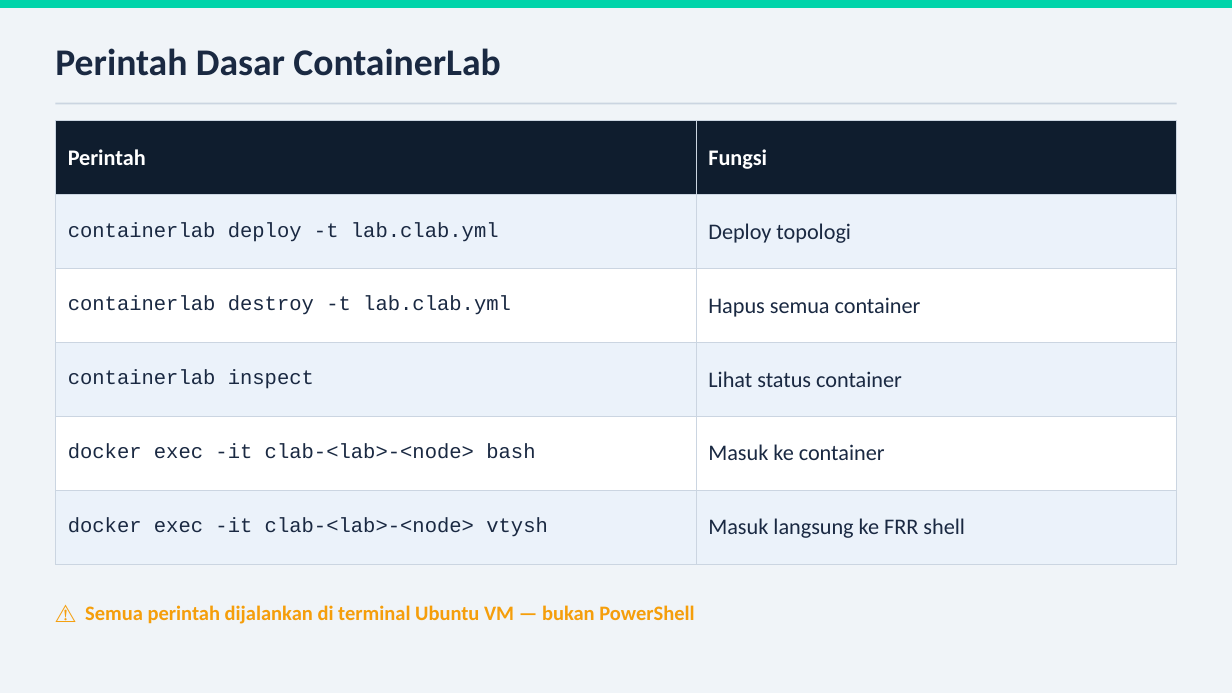
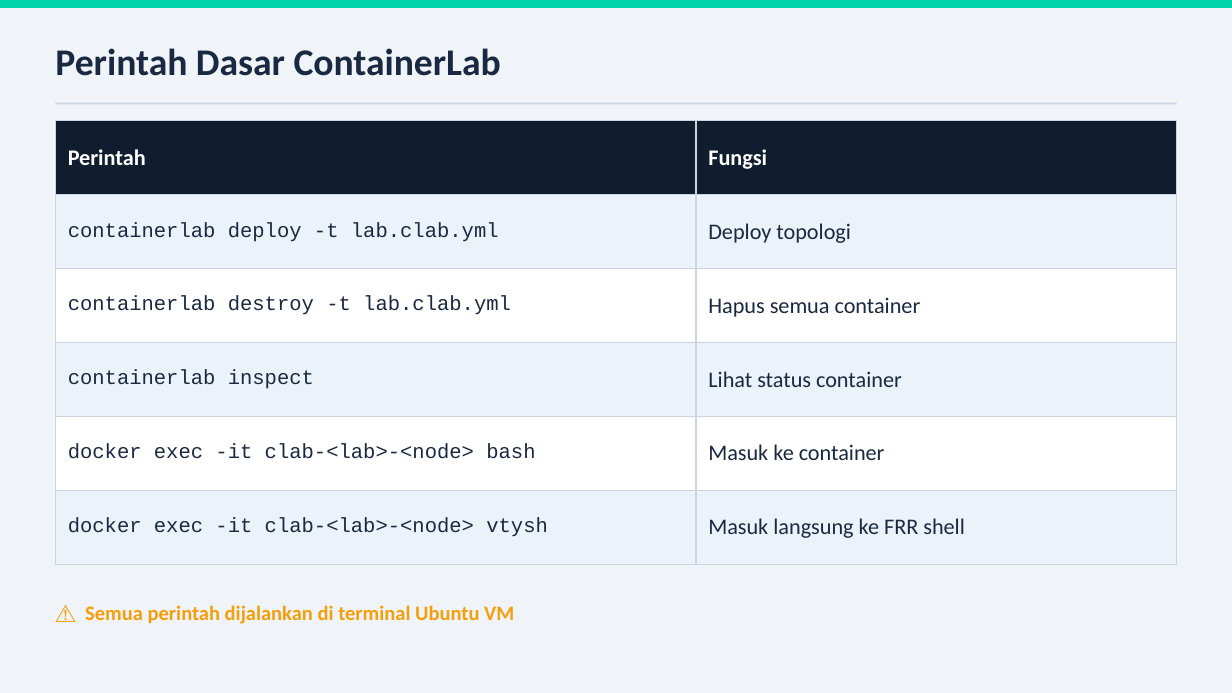
Before and after one commit to indi9o/bgp-workshop-labs, a slide deck: slide 5 of hari1/BGP-Workshop-Hari1.pptx. Drawn at 1232x693 pixels with LibreOffice and Linux fonts; fonts in the diff are those of the drawing. Boxes give left, top, right and bottom in pixels: in the first picture for what was removed or moved away, otherwise in the second. Text is boxed around its words. In the diff, an @@ line names an element or a change of style, - is before the commit and + after.

```diff
--- a/hari1/BGP-Workshop-Hari1.pptx
+++ b/hari1/BGP-Workshop-Hari1.pptx
@@ text at [85,605,514,624]: text changed @@
-⚠ Semua perintah dijalankan di terminal Ubuntu VM — bukan PowerShell
+⚠ Semua perintah dijalankan di terminal Ubuntu VM
```
Also in this commit, not shown: 24 other slides changed, 1 other file.
